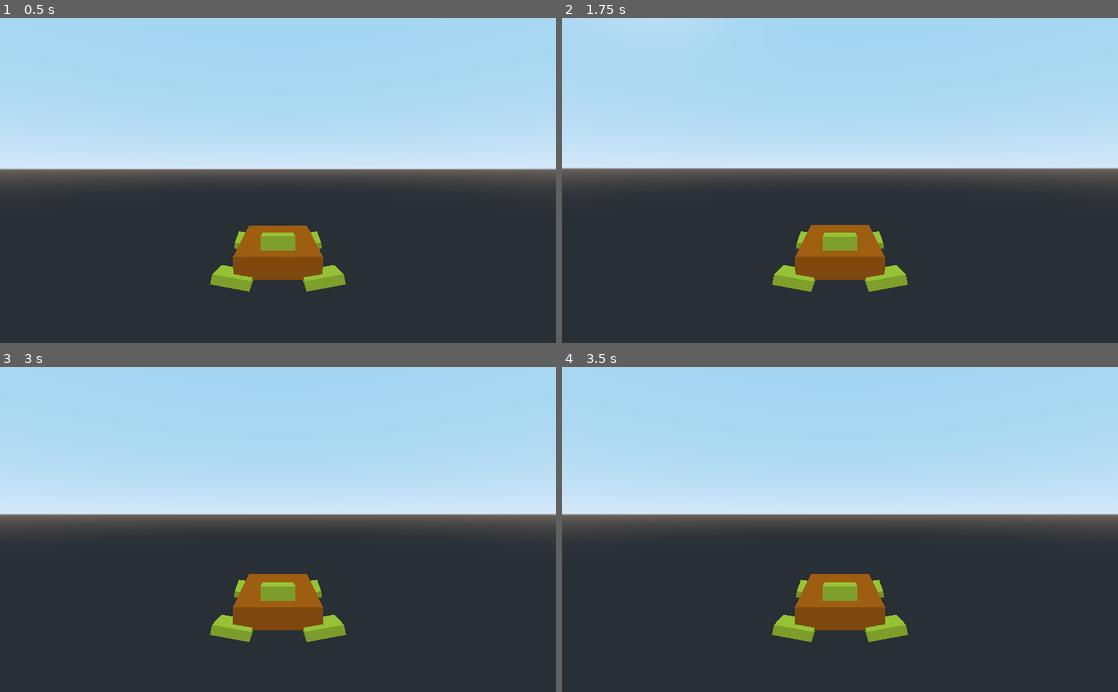
Above: before the commit, frames 1-4 (two rows, left to right).
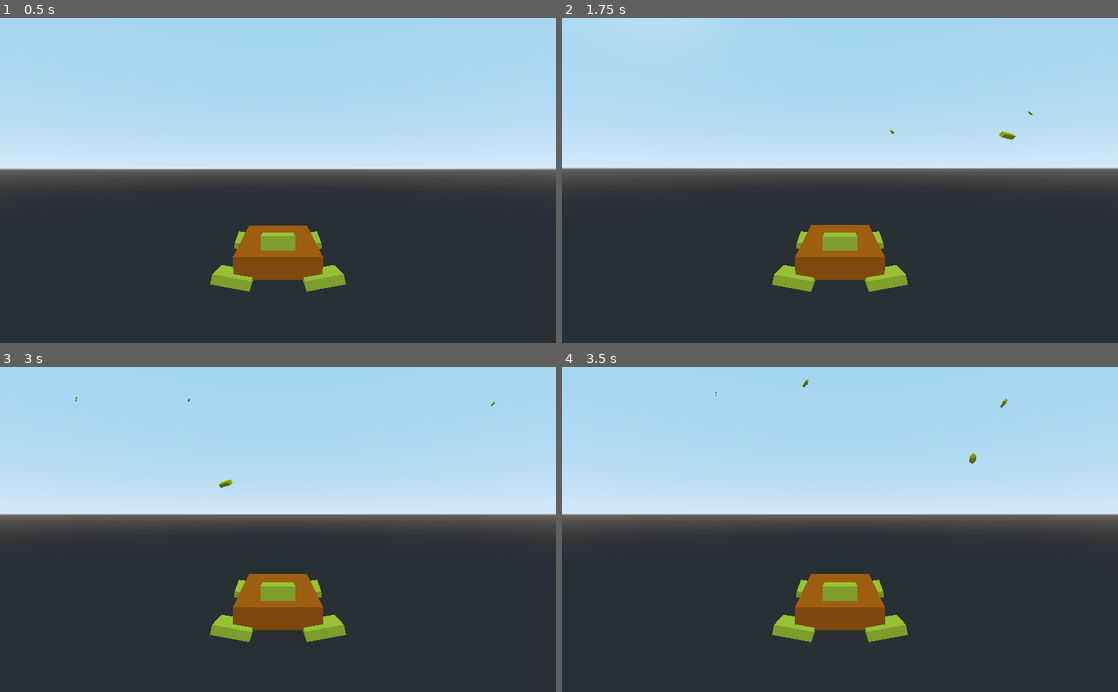
Above: after the commit, the same moments.

Repository: LangII/ProjectDrift
Game: Godot game, scene res://Scenes/Testing/Vehicle.tscn
Same seed, same stepped clock (60 frames per second), same inputs: the game is played once before the commit and once after it. The project has no main scene, so this scene is started directly.
Inputs (mouse positions are in pixels of both pictures, inside the frame that each line leads up to):
- Up to frame 1 (0.5 s): no input
- Up to frame 2 (1.75 s): tap Enter (ui_accept) at 0.5, 1.35, 1.52 s; move the mouse to (867, 180) at 0.52 s; hold Enter (ui_accept) 0.53-1.28 s; hold Up (ui_up) from 0.53 s (still down); move the mouse to (812, 180) at 1.27 s
- Up to frame 3 (3 s): keep holding Up (ui_up); tap Enter (ui_accept) at 1.82, 2.85 s; move the mouse to (289, 523) at 2.02 s; hold Enter (ui_accept) 2.03-2.78 s; move the mouse to (272, 536) at 2.77 s
- Up to frame 4 (3.5 s): keep holding Up (ui_up); tap Enter (ui_accept) at 3.02, 3.32 s

Frame 1 is identical in both runs. In frame 2, less than 0.1% of the frame differs, in the area x 58-85%, y 28-38%; in frame 3, less than 0.1%; in frame 4, less than 0.1%, in the area x 27-81%, y 3-30%.

Commit message:
added backend of blaster interchange ability

Diff:
--- /dev/null
+++ b/Scenes/Functional/Projectiles/TestBoltScene01.tscn
@@ -0,0 +1,21 @@
+[gd_scene load_steps=3 format=2]
+
+[ext_resource path="res://Scripts/TestBolt01.gd" type="Script" id=1]
+
+[sub_resource type="SphereShape" id=3]
+
+[node name="Bolt" type="Area"]
+gravity_vec = Vector3( 0, 0, 0 )
+gravity = 0.0
+linear_damp = 0.0
+angular_damp = 0.0
+script = ExtResource( 1 )
+
+[node name="CollisionShape" type="CollisionShape" parent="."]
+transform = Transform( 0.2, 0, 0, 0, 0.2, 0, 0, 0, 0.2, 0, 0, 0 )
+shape = SubResource( 3 )
+
+[node name="Timer" type="Timer" parent="."]
+one_shot = true
+[connection signal="area_entered" from="." to="." method="_on_Bolt_area_entered"]
+[connection signal="timeout" from="Timer" to="." method="_on_Timer_timeout"]
--- a/Scenes/VehicleBodies/TestBody01.tscn
+++ b/Scenes/Functional/VehicleBodies/TestBody01.tscn
@@ -1,7 +1,6 @@
 [gd_scene load_steps=8 format=2]
 
 [ext_resource path="res://Scripts/TestVehicle01.gd" type="Script" id=1]
-
 
 [sub_resource type="PhysicsMaterial" id=1]
 friction = 0.0
--- /dev/null
+++ b/Scenes/Models/VehicleParts/Blasters/TestBlaster01.tscn
@@ -0,0 +1,12 @@
+[gd_scene load_steps=3 format=2]
+
+[sub_resource type="SpatialMaterial" id=1]
+albedo_color = Color( 0.945098, 0.968627, 0.227451, 1 )
+
+[sub_resource type="CubeMesh" id=2]
+material = SubResource( 1 )
+
+[node name="MeshInstance" type="MeshInstance"]
+transform = Transform( 0.4, 0, 0, 0, 0.1, 0, 0, 0, 0.1, 0.7, 1.05582, -0.65 )
+mesh = SubResource( 2 )
+material/0 = null
--- /dev/null
+++ b/Scenes/Models/VehicleParts/Projectiles/TestBoltModel01.tscn
@@ -0,0 +1,12 @@
+[gd_scene load_steps=3 format=2]
+
+[sub_resource type="SpatialMaterial" id=1]
+albedo_color = Color( 1, 1, 0, 1 )
+
+[sub_resource type="CubeMesh" id=2]
+material = SubResource( 1 )
+
+[node name="MeshInstance" type="MeshInstance"]
+transform = Transform( 0.0707107, -0.0707107, 0, 0.0707107, 0.0707107, 0, 0, 0, 0.5, 0, 0, 0.3 )
+mesh = SubResource( 2 )
+material/0 = null
--- a/Scripts/Controls.gd
+++ b/Scripts/Controls.gd
@@ -7,7 +7,8 @@
     'arena': 'TestArena01',
     'vehicle': {
         'body': 'TestBody01',
-        'engines': 'TestEngines01'
+        'engines': 'TestEngines01',
+        'blaster': 'TestBlaster01'
     }
 }
 
@@ -32,3 +33,10 @@
         'thrust': 0.90, 'max_speed': 18.0
     }
 }
+
+var blasters = {
+    'TestBlaster01': {
+        'bolt_scene': 'TestBoltScene01', 'bolt_model': 'TestBoltModel01', 'damage': 10, 'speed': 40,
+        'delay': 3.0
+    }
+}
--- a/Scripts/Gameplay.gd
+++ b/Scripts/Gameplay.gd
@@ -3,14 +3,15 @@
 
 onready var controls = get_node('/root/Controls')
 
+# Get tags and scenes variables from 'controls'.
 onready var arena_tag = controls.gameplay['arena']
 onready var arena = load('res://Scenes/Arenas/' + arena_tag + '.tscn')
-
 onready var body_tag = controls.gameplay['vehicle']['body']
-onready var body = load('res://Scenes/VehicleBodies/' + body_tag + '.tscn')
-
+onready var body = load('res://Scenes/Functional/VehicleBodies/' + body_tag + '.tscn')
 onready var engines_tag = controls.gameplay['vehicle']['engines']
 onready var engines = load('res://Scenes/Models/VehicleParts/Engines/' + engines_tag + '.tscn')
+onready var blaster_tag = controls.gameplay['vehicle']['blaster']
+onready var blaster = load('res://Scenes/Models/VehicleParts/Blasters/' + blaster_tag + '.tscn')
 
 onready var pause = preload('res://Scenes/Menus/Pause.tscn')
 
@@ -28,8 +29,9 @@
     b.translate(spawn_vehicle.translation)
     add_child(b)
 
-    # Instance 'engines' as child of 'vehicle'.
+    # Instance parts as children of 'vehicle'.
     var vehicle_body_node = get_node('/root/Gameplay/Vehicle')
     vehicle_body_node.add_child(engines.instance())
+    vehicle_body_node.add_child(blaster.instance())
 
     add_child(pause.instance())
--- a/Scripts/Main.gd
+++ b/Scripts/Main.gd
@@ -11,4 +11,4 @@
 
 func _ready():
 
-    get_tree().change_scene('res://Scenes/Gameplay.tscn')
+    get_tree().change_scene('res://Scenes/Functional/Gameplay.tscn')
--- /dev/null
+++ b/Scripts/TestBolt01.gd
@@ -0,0 +1,41 @@
+
+extends Area
+
+onready var controls = get_node('/root/Controls')
+
+# Get control variable tag.
+onready var blaster_tag = controls.gameplay['vehicle']['blaster']
+
+# Get bolt model tag and scene.
+onready var bolt_model_tag = controls.blasters[blaster_tag]['bolt_model']
+onready var scene_str = 'res://Scenes/Models/VehicleParts/Projectiles/' + bolt_model_tag + '.tscn'
+onready var bolt_model = load(scene_str)
+
+# Get bolt's control variables.
+onready var DAMAGE = controls.blasters[blaster_tag]['damage']
+onready var SPEED = controls.blasters[blaster_tag]['speed']
+onready var DELAY = controls.blasters[blaster_tag]['delay']
+
+onready var timer = $Timer
+
+var vel = Vector3()
+
+func _ready():
+
+    add_child(bolt_model.instance())
+
+    timer.wait_time = DELAY
+    timer.start()
+
+func _process(delta):
+
+    transform.origin += vel * delta
+
+func _on_Timer_timeout():
+
+    queue_free()
+
+func spawn(_spawn_transform):
+
+    transform = _spawn_transform
+    vel = -transform.basis.z * SPEED
--- a/Scripts/TestVehicle01.gd
+++ b/Scripts/TestVehicle01.gd
@@ -11,17 +11,22 @@
 
 onready var controls = get_node('/root/Controls')
 
+# Get vehicle parts tags..
 onready var engines_tag = controls.gameplay['vehicle']['engines']
+onready var blaster_tag = controls.gameplay['vehicle']['blaster']
+onready var bolt_tag = controls.blasters[blaster_tag]['bolt_scene']
 
 # Get set of default control stats.
 onready var FRICTION =          controls.vehicle['friction']
-onready var THRUST =            controls.vehicle['thrust']
 onready var SPIN =              controls.vehicle['spin']
 onready var THRUST_DAMP =       controls.vehicle['thrust_damp']
 onready var SPIN_DAMP =         controls.vehicle['spin_damp']
-onready var MAX_SPEED =         controls.vehicle['max_speed']
 onready var MOUSE_SENSITIVITY = controls.vehicle['mouse_sensitivity']
 onready var MOUSE_VERT_DAMP =   controls.vehicle['mouse_vert_damp']
+
+# Get vehicle control stats.
+onready var THRUST =    controls.engines[engines_tag]['thrust']
+onready var MAX_SPEED = controls.engines[engines_tag]['max_speed']
 
 
 
@@ -37,6 +42,81 @@
 
 var mouse_motion = false
 var mouse_captured = false
+
+# Blaster and Bolt variables.
+onready var Bolt = load('res://Scenes/Functional/Projectiles/' + bolt_tag + '.tscn')
+onready var spawn_bolt = $SpawnBolt
+onready var scope = $Pivot/Camera/Scope
+onready var look_default = $Pivot/Camera/Scope/LookDefault
+var pointing_at = Vector3()
+
+
+
+####################################################################################################
+                                                                             ###   GODOT FUNCS   ###
+                                                                             #######################
+
+func _ready():
+
+    # Capture mouse.
+    Input.set_mouse_mode(Input.MOUSE_MODE_CAPTURED)
+
+    # Update physics settings.
+    physics_material_override.set_friction(FRICTION)
+    set_linear_damp(THRUST_DAMP)
+    set_angular_damp(SPIN_DAMP)
+
+
+
+func _unhandled_input(event):
+
+    """
+    Vehicle mouse controls (while mouse is captured).
+    """
+    # Only perform vehicle mouse controls if 'mouse_motion' and 'mouse_captured' are True.
+    mouse_motion = event is InputEventMouseMotion
+    mouse_captured = Input.get_mouse_mode() == Input.MOUSE_MODE_CAPTURED
+    if mouse_motion and mouse_captured:
+        # Mouse motion on the x-axis translates to vehicle motion on the y-axis.
+        rot = Vector3(0, -event.relative.x * MOUSE_SENSITIVITY * SPIN, 0)
+        # Mouse motion on the y-axis translates to camera ('pivot') motion on the z-axis.
+        pivot.rotate_z(-event.relative.y * MOUSE_SENSITIVITY * MOUSE_VERT_DAMP)
+        # Have to apply 'clamp' to prevent extreme camera positions.
+        pivot.rotation.z = clamp(pivot.rotation.z, -1.2, 0.6)
+
+    """
+    Bolt spawn controls.
+    """
+    if event.is_action_pressed('ui_accept'):
+        var b = Bolt.instance()
+        get_parent().add_child(b)
+        b.spawn(spawn_bolt.global_transform)
+
+
+
+func _process(delta):
+
+    # WASD processing.
+    vel = getWasdInput()
+    # Rotate vehicle's velocity based on vehicle's rotation.
+    vel = vel.rotated(Vector3.UP, rotation.y)
+
+    # Clamp vehicle's max speed.
+    if linear_velocity.length() > MAX_SPEED:
+        linear_velocity = linear_velocity.normalized() * MAX_SPEED
+
+    # Targetting logic...  'spawn_bolt' looks at whatever 'scope' is looking at.  This is to ensure
+    # that whatever is in the player's crosshairs is the point that will be shot at.
+    if scope.is_colliding():    pointing_at = scope.get_collision_point()
+    else:                       pointing_at = look_default.global_transform.origin
+    spawn_bolt.look_at(pointing_at, Vector3.UP)
+
+
+
+func _physics_process(delta):
+
+    apply_torque_impulse(rot)
+    apply_central_impulse(vel)
 
 
 
@@ -58,61 +138,3 @@
     if Input.is_action_pressed('ui_right'):	vel_ += Vector3(0, 0, +THRUST)
 
     return vel_
-
-
-
-####################################################################################################
-                                                                             ###   GODOT FUNCS   ###
-                                                                             #######################
-
-func _ready():
-
-    # Capture mouse.
-    Input.set_mouse_mode(Input.MOUSE_MODE_CAPTURED)
-
-    # Update physics settings.
-    physics_material_override.set_friction(FRICTION)
-    set_linear_damp(THRUST_DAMP)
-    set_angular_damp(SPIN_DAMP)
-
-    # Get conditional stats from control engines.
-    THRUST = controls.engines[engines_tag]['thrust']
-    MAX_SPEED = controls.engines[engines_tag]['max_speed']
-
-
-
-func _unhandled_input(event):
-
-    """
-    Vehicle mouse controls (while mouse is captured).
-    """
-    # Only perform vehicle mouse controls if 'mouse_motion' and 'mouse_captured' are True.
-    mouse_motion = event is InputEventMouseMotion
-    mouse_captured = Input.get_mouse_mode() == Input.MOUSE_MODE_CAPTURED
-    if mouse_motion and mouse_captured:
-        # Mouse motion on the x-axis translates to vehicle motion on the y-axis.
-        rot = Vector3(0, -event.relative.x * MOUSE_SENSITIVITY * SPIN, 0)
-        # Mouse motion on the y-axis translates to camera ('pivot') motion on the z-axis.
-        pivot.rotate_z(-event.relative.y * MOUSE_SENSITIVITY * MOUSE_VERT_DAMP)
-        # Have to apply 'clamp' to prevent extreme camera positions.
-        pivot.rotation.z = clamp(pivot.rotation.z, -1.2, 0.6)
-
-
-
-func _process(delta):
-
-    # WASD processing.
-    vel = getWasdInput()
-    # Rotate vehicle's velocity based on vehicle's rotation.
-    vel = vel.rotated(Vector3.UP, rotation.y)
-
-    # Clamp vehicle's max speed.
-    if linear_velocity.length() > MAX_SPEED:
-        linear_velocity = linear_velocity.normalized() * MAX_SPEED
-
-
-
-func _physics_process(delta):
-
-    apply_torque_impulse(rot)
-    apply_central_impulse(vel)
Renamed: Scenes/Gameplay.tscn -> Scenes/Functional/Gameplay.tscn
